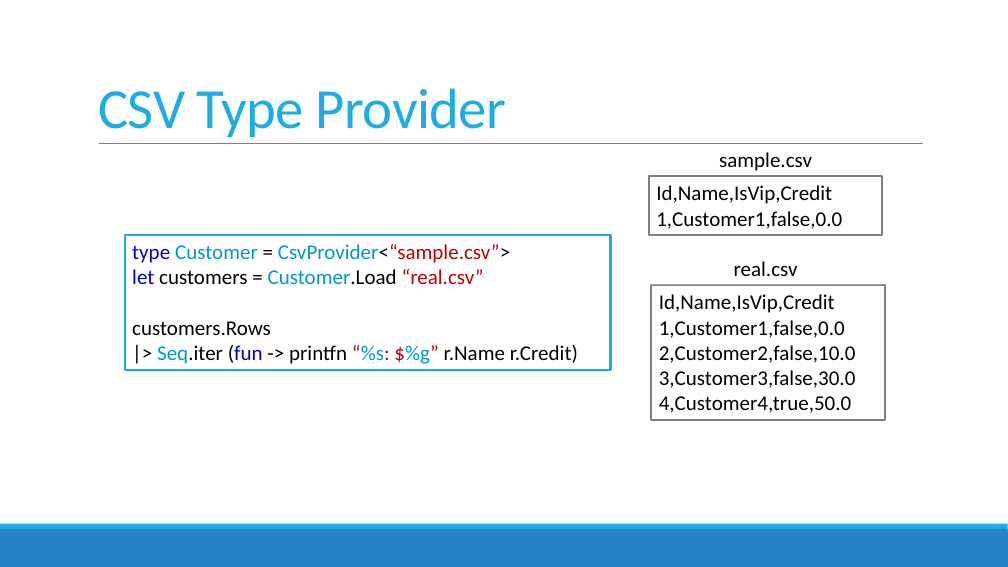
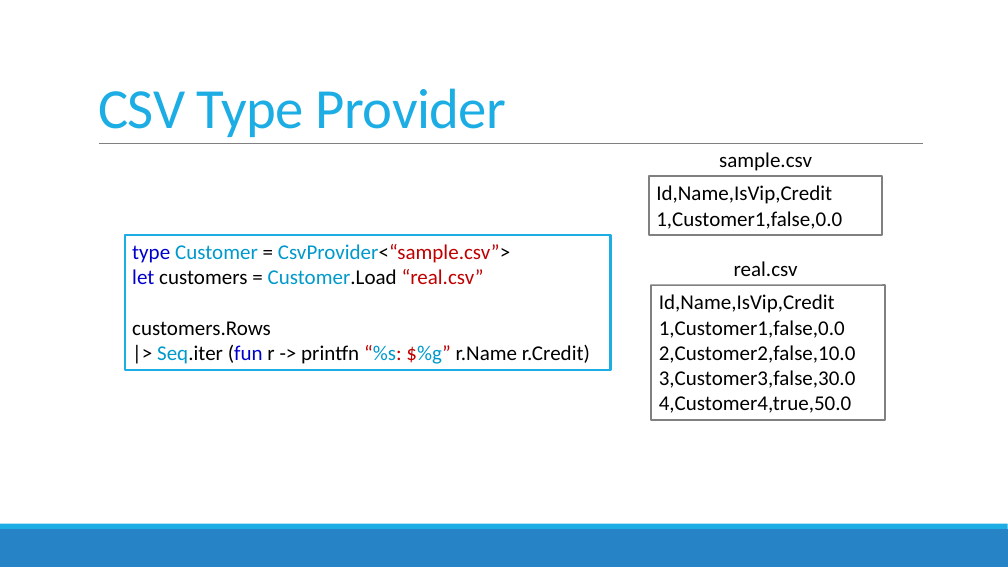
Before and after one commit to jorgef/fsharpworkshop, a slide deck: slide 68 of FSharpWorkshop_Slides.pptx. Drawn at 1008x567 pixels with LibreOffice and Linux fonts; fonts in the diff are those of the drawing. Boxes give left, top, right and bottom in pixels: in the first picture for what was removed or moved away, otherwise in the second. Text is boxed around its words. In the diff, an @@ line names an element or a change of style, - is before the commit and + after.

Commit message:
Fixed slides typo

```diff
--- a/FSharpWorkshop_Slides.pptx
+++ b/FSharpWorkshop_Slides.pptx
@@ text in rectangle at <box>157,345,590,364</box>: text changed @@
-|> Seq.iter (fun -> printfn “%s: $%g” r.Name r.Credit)
+|> Seq.iter (fun r -> printfn “%s: $%g” r.Name r.Credit)
```
Also in this commit, not shown: 2 other slides changed, 1 other file.
